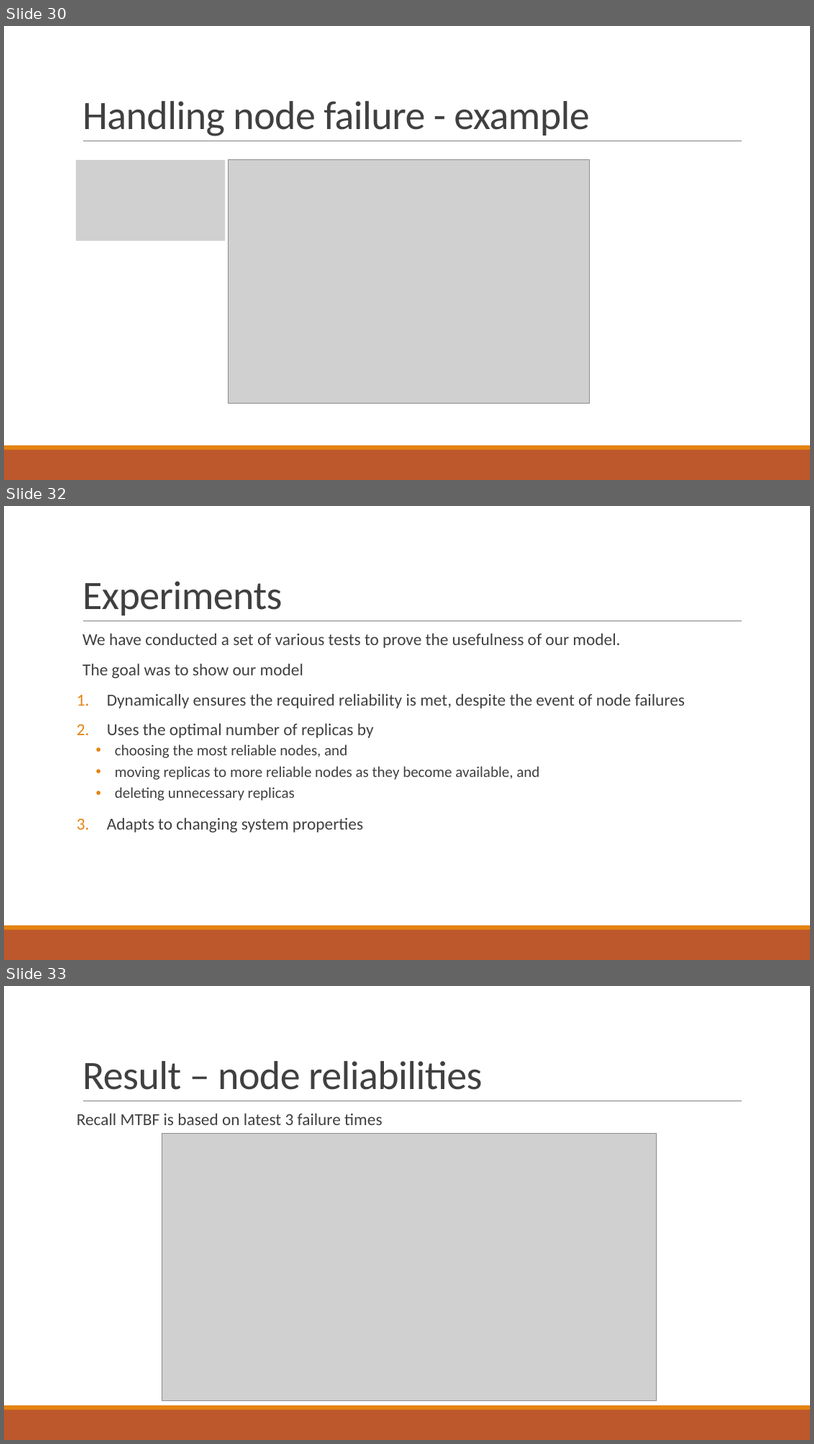
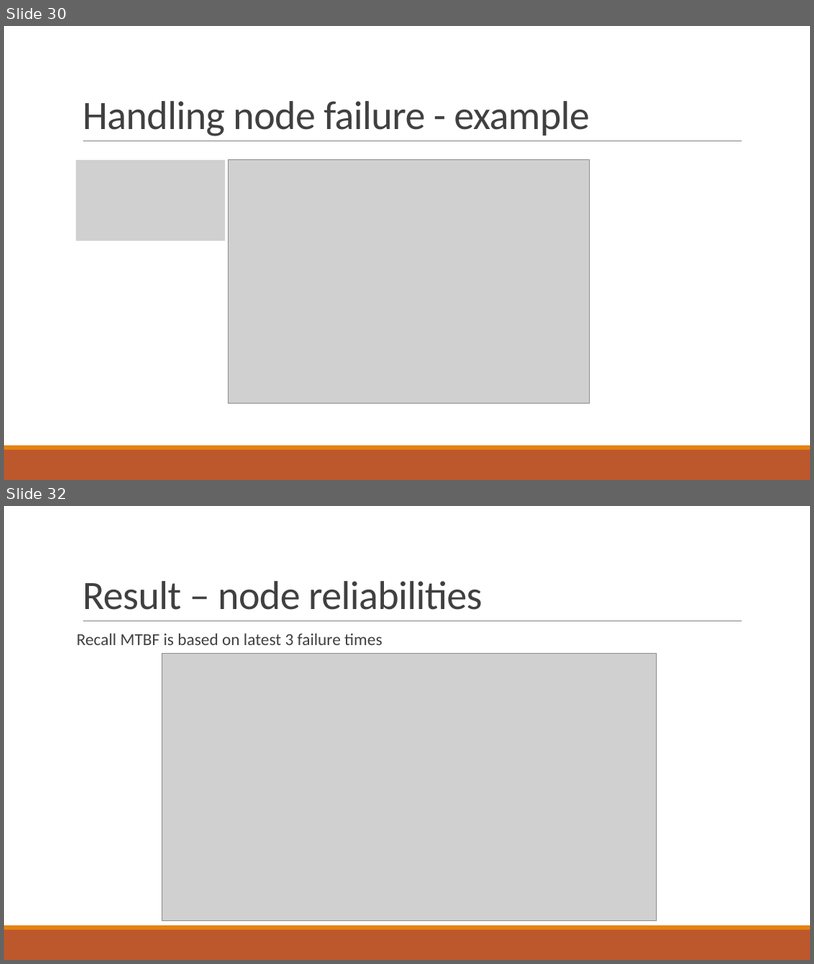
Before and after one commit to PStahl/master_thesis, a slide deck: presentation/presentation2.pptx. Shown one above the other, each under a label of ours: slides 30, 32 and 33 before the commit, slides 30 and 32 after it; the slides between them are not shown. The pictures are 814x1444 and 814x964 pixels, drawn with LibreOffice and Linux fonts; fonts in the diff are those of the drawing; grey boxes stand for pictures. Boxes give left, top, right and bottom in pixels: in the first picture for what was removed or moved away, otherwise in the second. Text is boxed around its words. In the diff, an @@ line names an element or a change of style, - is before the commit and + after.

```diff
--- a/presentation/presentation2.pptx
+++ b/presentation/presentation2.pptx
@@ slide 32 removed at (x1=4, y1=506, x2=810, y2=960), background #FFFFFF; not listed: 3 template elements that a slide beside it also shows @@
@@ title removed at (x1=82, y1=581, x2=282, y2=615) @@
-Experiments
@@ text removed at (x1=82, y1=633, x2=685, y2=832) @@
-  We have conducted a set of various tests to prove the usefulness of our model.
-  The goal was to show our model
-1. Dynamically ensures the required reliability is met, despite the event of node failures
-2. Uses the optimal number of replicas by
-  • choosing the most reliable nodes, and
-  • moving replicas to more reliable nodes as they become available, and
-  • deleting unnecessary replicas
-3. Adapts to changing system properties
@@ what was slide 33 is now slide 32 @@
```
Also in this commit, not shown: 1 slide changed.
